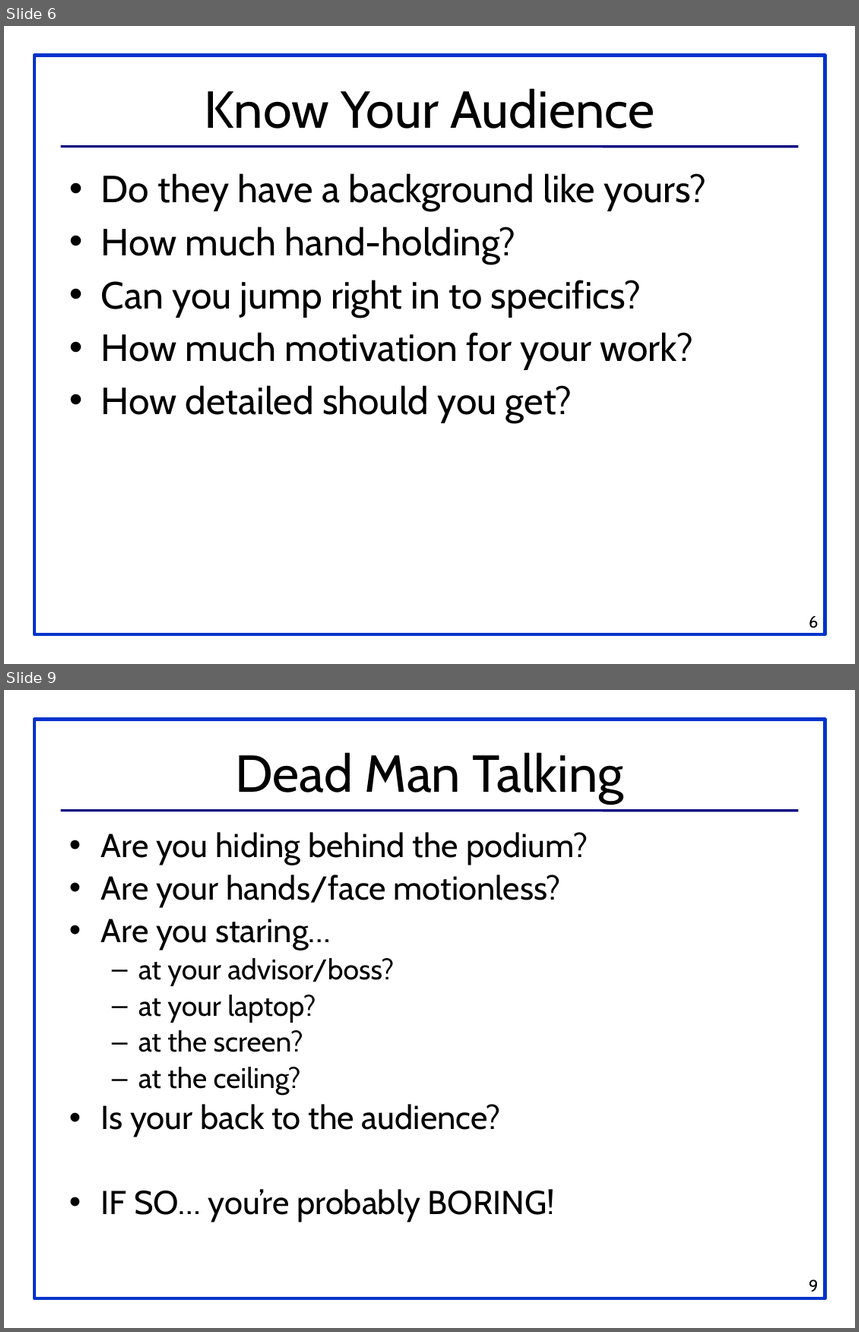
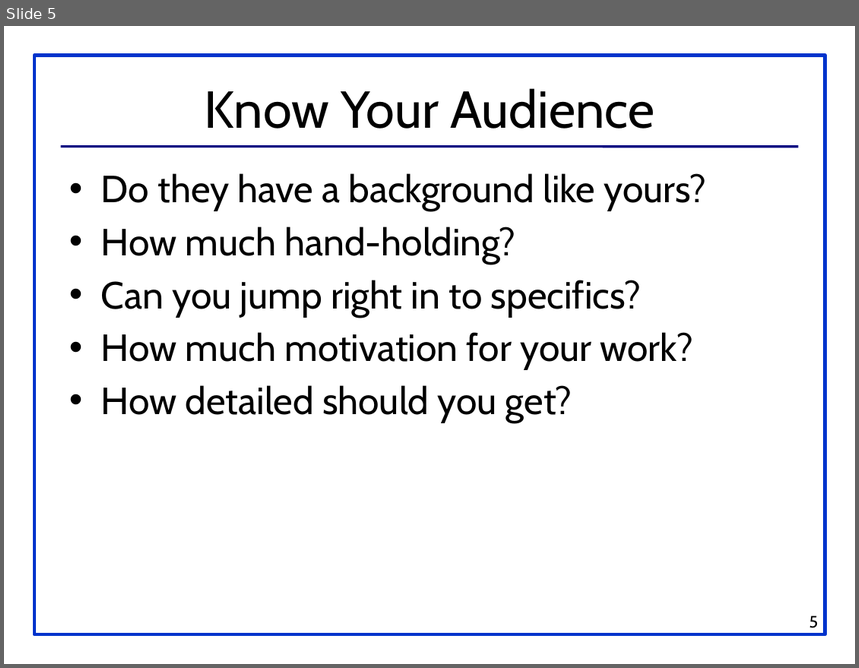
Before and after one commit to alextesy/Hackaton, a slide deck: PresentationGuide.pptx. Shown one above the other, each under a label of ours: slides 6 and 9 before the commit, slide 5 after it; the slides between them are not shown. The pictures are 859x1332 and 859x668 pixels, drawn with LibreOffice and Linux fonts; fonts in the diff are those of the drawing. Boxes give left, top, right and bottom in pixels: in the first picture for what was removed or moved away, otherwise in the second. Text is boxed around its words. In the diff, an @@ line names an element or a change of style, - is before the commit and + after.

Commit message:
updated presentation and screenshot

```diff
--- a/PresentationGuide.pptx
+++ b/PresentationGuide.pptx
@@ slide 9 removed at <box>4,690,855,1328</box>, background #FFFFFF; not listed: 2 template elements that a slide beside it also shows @@
@@ title removed at <box>235,752,624,804</box> @@
-Dead Man Talking
@@ text removed at <box>101,832,588,1222</box> @@
-• Are you hiding behind the podium?
-• Are your hands/face motionless?
-• Are you staring…
-  – at your advisor/boss?
-  – at your laptop?
-  – at the screen?
-  – at the ceiling?
-• Is your back to the audience?
-• IF SO… you’re probably BORING!
@@ page number removed at <box>809,1280,818,1292</box> @@
-9
@@ what was slide 6 is now slide 5 @@
@@ page number at <box>810,616,819,629</box>: text changed @@
-6
+5
```
Also in this commit, not shown: 3 slides changed, 45 other slides removed, 1 other file.
